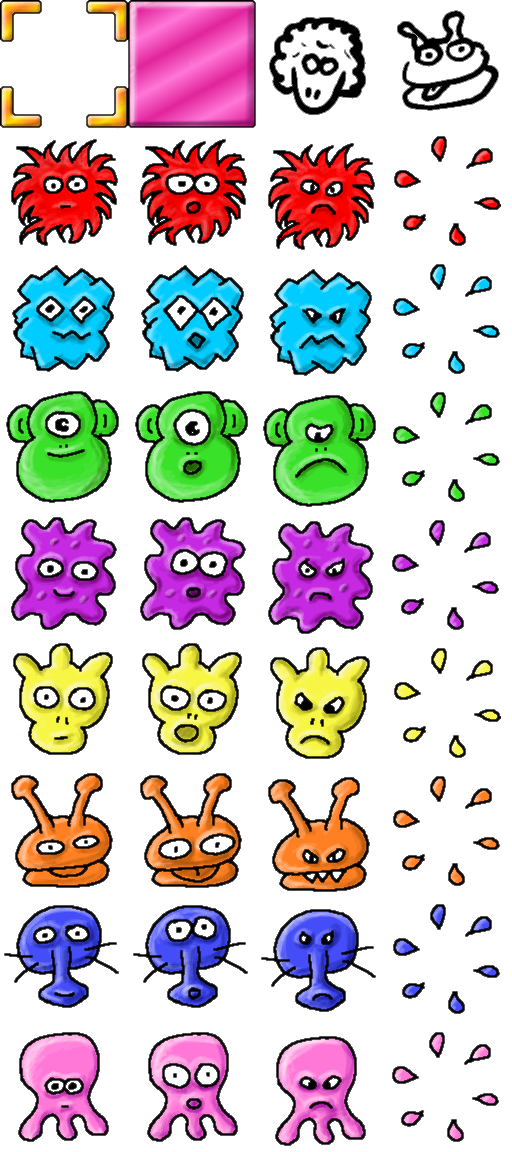
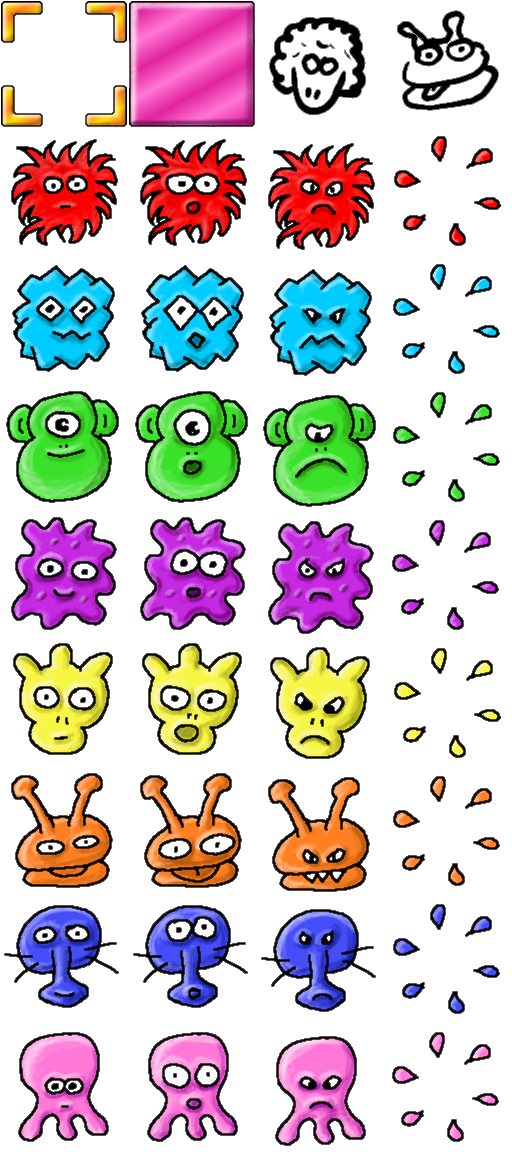
Layered file, before and after one edit (w=512, h=1152). Changes by layer:
painted on "New Layer#2" over [0, 0, 256, 129]
